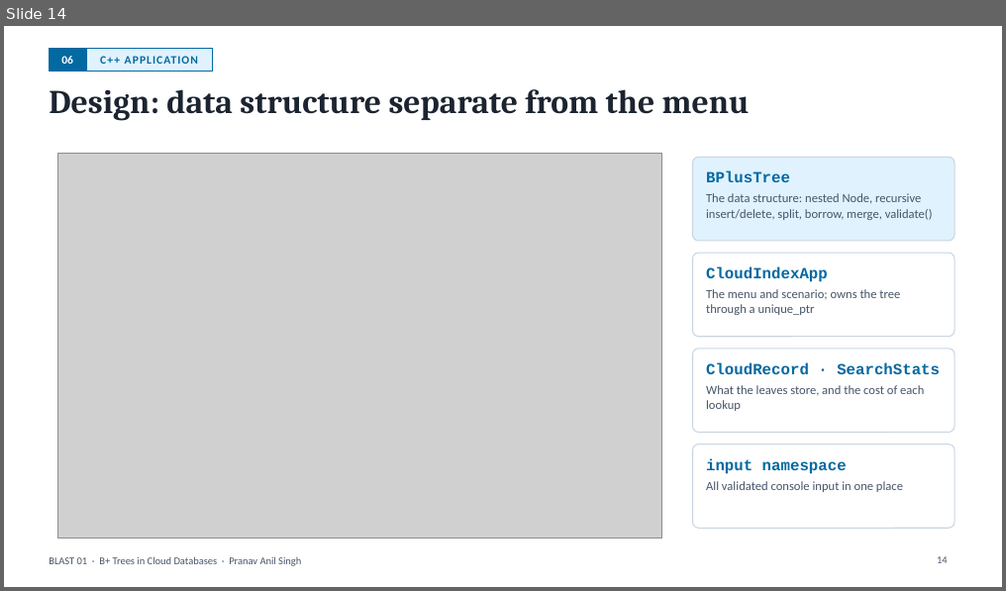
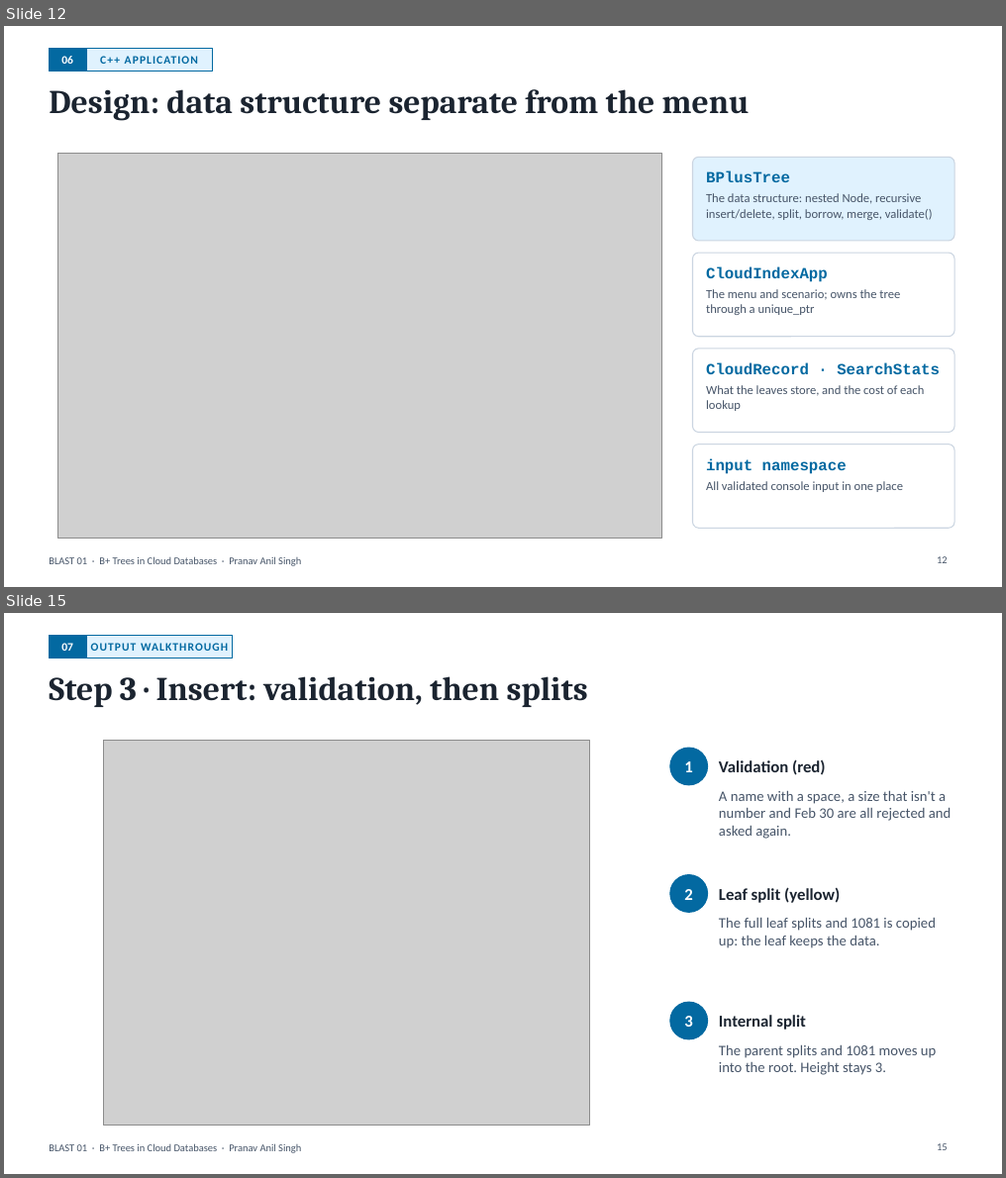
Before and after one commit to Pranavxoxo/BLAST01-BPlusTree-Cloud-Index, a slide deck: docs/BLAST01-Video-Presentation.pptx. Shown one above the other, each under a label of ours: slide 14 before the commit, slides 12 and 15 after it; the slides between them are not shown. The pictures are 1006x591 and 1006x1178 pixels, drawn with LibreOffice and Linux fonts; fonts in the diff are those of the drawing; grey boxes stand for pictures. Boxes give left, top, right and bottom in pixels: in the first picture for what was removed or moved away, otherwise in the second. Text is boxed around its words. In the diff, an @@ line names an element or a change of style, - is before the commit and + after.

Commit message:
Cut video deck to 12 minutes; replace live demo with output walkthrough slides

```diff
--- a/docs/BLAST01-Video-Presentation.pptx
+++ b/docs/BLAST01-Video-Presentation.pptx
@@ slide 15 added at (4, 613, 1002, 1174), background #FFFFFF; not listed: 1 template element that a slide beside it also shows @@
@@ rectangle added at (49, 636, 86, 658), fill #0369A1, outline #0369A1 1 pt @@
@@ rectangle added at (86, 636, 233, 658), fill #E0F2FE, outline #0369A1 1 pt @@
@@ text added at (61, 643, 73, 651), 11 pt, text #FFFFFF, bold @@
+07
@@ text added at (91, 643, 228, 651), 11 pt, text #0369A1, bold @@
+OUTPUT WALKTHROUGH
@@ title added at (49, 676, 588, 707), 32 pt, text #1B2430, bold @@
+Step 3 · Insert: validation, then splits
@@ picture added at (104, 741, 590, 1126) @@
@@ ellipse added at (670, 748, 708, 785), fill #0369A1, outline #0369A1 1 pt @@
@@ text added at (719, 760, 826, 775), 16 pt, text #1B2430, bold @@
+Validation (red)
@@ text added at (684, 761, 692, 772), 16 pt, text #FFFFFF, bold @@
+1
@@ text added at (719, 790, 951, 839), 14 pt, text #475569 @@
+A name with a space, a size that isn't a number and Feb 30 are all rejected and asked again.
@@ ellipse added at (670, 875, 708, 912), fill #0369A1, outline #0369A1 1 pt @@
@@ text added at (684, 889, 692, 900), 16 pt, text #FFFFFF, bold @@
+2
@@ text added at (719, 887, 840, 903), 16 pt, text #1B2430, bold @@
+Leaf split (yellow)
@@ text added at (719, 917, 936, 949), 14 pt, text #475569 @@
+The full leaf splits and 1081 is copied up: the leaf keeps the data.
@@ ellipse added at (670, 1002, 708, 1040), fill #0369A1, outline #0369A1 1 pt @@
@@ text added at (684, 1016, 692, 1027), 16 pt, text #FFFFFF, bold @@
+3
@@ text added at (719, 1015, 806, 1030), 16 pt, text #1B2430, bold @@
+Internal split
@@ text added at (719, 1045, 936, 1075), 14 pt, text #475569 @@
+The parent splits and 1081 moves up into the root. Height stays 3.
@@ page number added at (937, 1144, 947, 1151), 10 pt, text #475569 @@
+15
@@ what was slide 14 is now slide 12 @@
@@ page number at (937, 557, 947, 564): text changed @@
-14
+12
```
Also in this commit, not shown: 1 slide changed, 4 other slides added, 4 slides removed, 5 other files.
